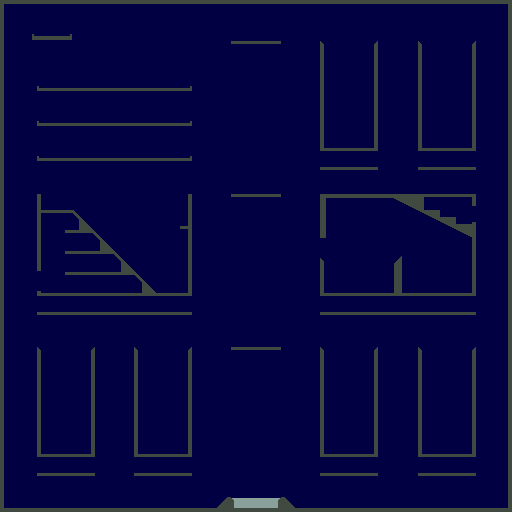
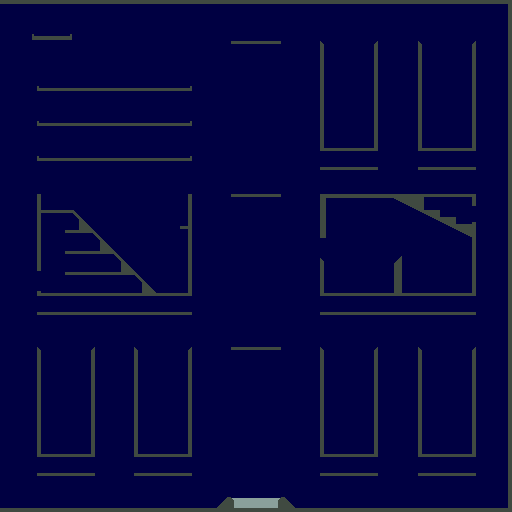
The second 512px x 512px image is a revision of the first. Changes to its layers:
painted on "border #1" over left=0, top=4, right=4, bottom=508
